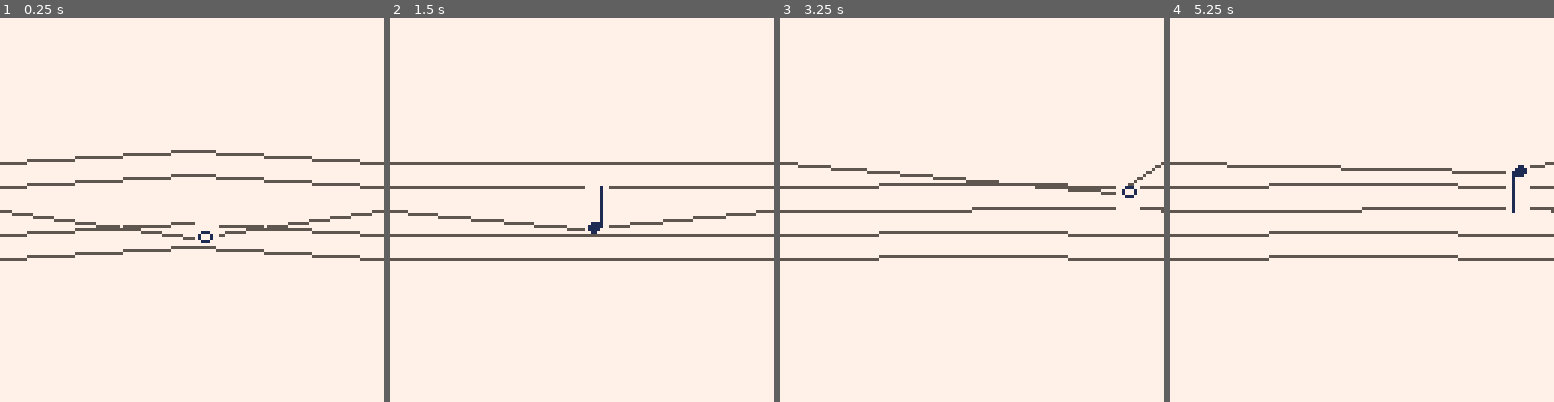
Above: before the commit, frames 1-4 (left to right).
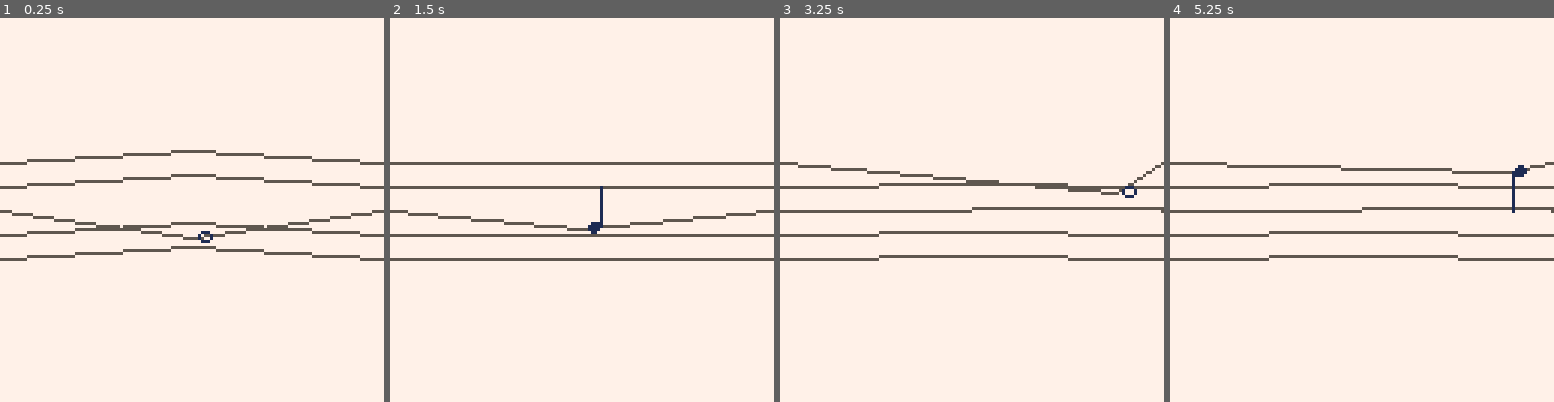
Above: after the commit, the same moments.

Repository: hypp/ld41
Game: PICO-8 cartridge carts/ld41.p8
Two runs of this game, one before a commit and one after it. Both use one fixed random seed, a clock stepped at 60 frames per second and the inputs below.
Inputs:
- Up to frame 1 (0.25 s): no input
- Up to frame 2 (1.5 s): tap X (X key) at 0.33, 1.07 s
- Up to frame 3 (3.25 s): hold Right 1.6-2.1 s; tap X (X key) at 1.85, 2.97 s; hold Up 2.15-2.42 s; hold Right 2.47-3.03 s; hold Left from 3.08 s (still down)
- Up to frame 4 (5.25 s): release Left at 3.58 s; hold Down 3.63-3.97 s; hold Right 4.02-4.68 s; tap X (X key) at 4.08, 5.2 s; hold Up 4.73-5.03 s; hold Left from 5.08 s (still down)

The runs differ from the first frame. In frame 1, less than 0.1% of the frame differs, in the area x 50-58%, y 53-58%; in frame 2, less than 0.1%; in frame 3, less than 0.1%; in frame 4, 0.1%, in the area x 87-94%, y 39-50%.

Commit message:
fix transparency

Diff:
--- a/carts/ld41.p8
+++ b/carts/ld41.p8
@@ -35,6 +35,8 @@
  k = 0.085
  d = 0.125
 
+ palt(0,false)
+ palt(7,true)
 end
 
 function _update()
@@ -124,7 +126,7 @@
  -- if moving down, try to attach to line
  if player.vel_y > 0 and player.line == 0 then
   for key,value in pairs(lines) do
-   if value.y-8 < player.y and value.y+8 > player.y then
+   if value.y-4 < player.y and value.y+4 > player.y then
     value.has_player = true
     player.line = key
     player.jumping = false
